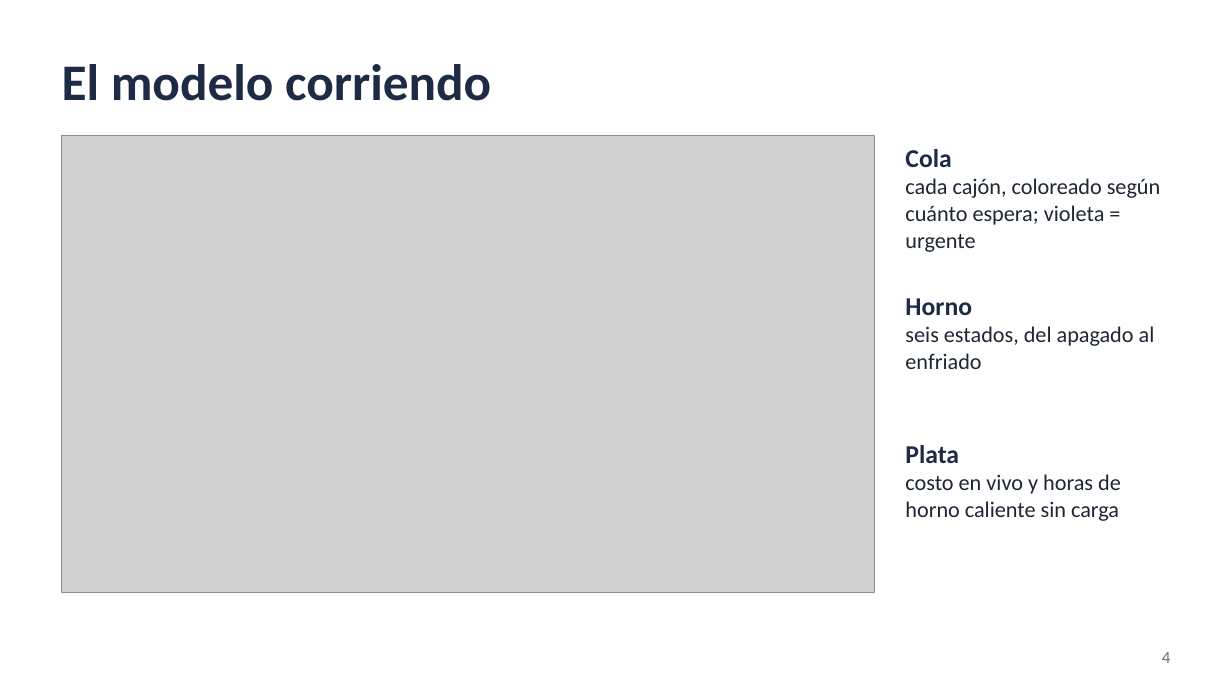
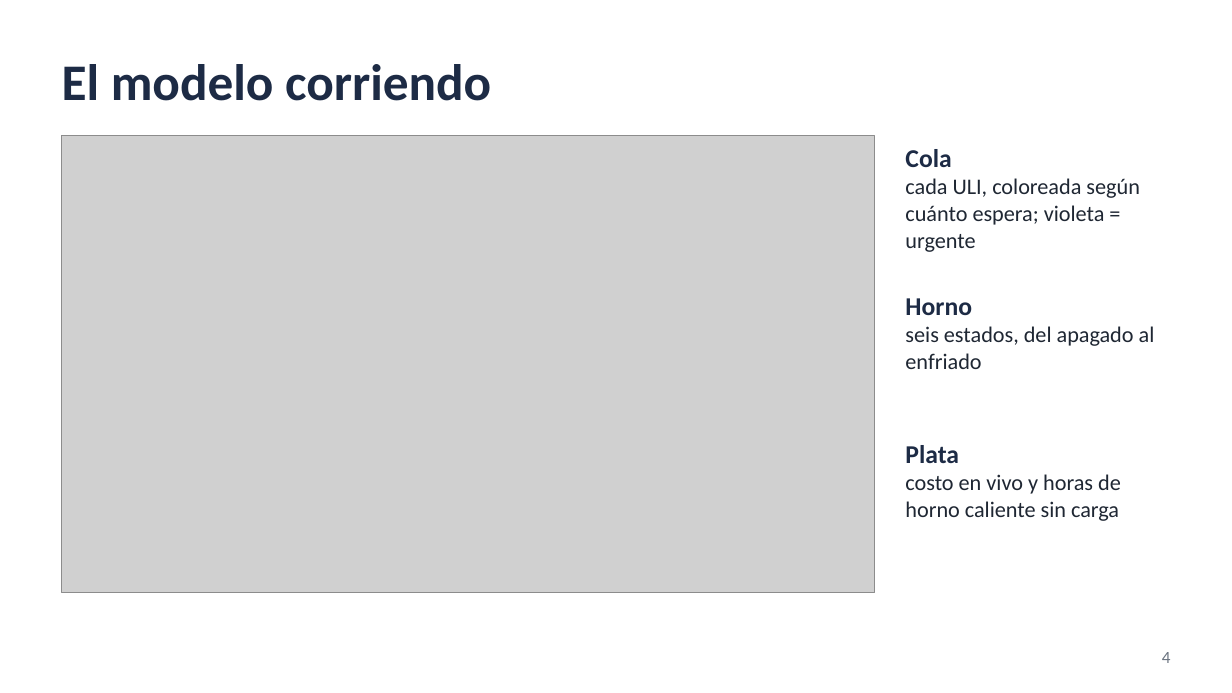
Before and after one commit to JuanBonadeo/utn_brain, a slide deck: slide 4 of materias/SIM/entregables/TPI/caser/video/TPI_Caser_Video.pptx. Drawn at 1232x693 pixels with LibreOffice and Linux fonts; fonts in the diff are those of the drawing; grey boxes stand for pictures. Boxes give left, top, right and bottom in pixels: in the first picture for what was removed or moved away, otherwise in the second. Text is boxed around its words. In the diff, an @@ line names an element or a change of style, - is before the commit and + after.

```diff
--- a/materias/SIM/entregables/TPI/caser/video/TPI_Caser_Video.pptx
+++ b/materias/SIM/entregables/TPI/caser/video/TPI_Caser_Video.pptx
@@ text at (x1=905, y1=178, x2=1140, y2=252): text changed @@
-cada cajón, coloreado según cuánto espera; violeta = urgente
+cada ULI, coloreada según cuánto espera; violeta = urgente
```
Also in this commit, not shown: 2 other slides changed, 5 other files.
